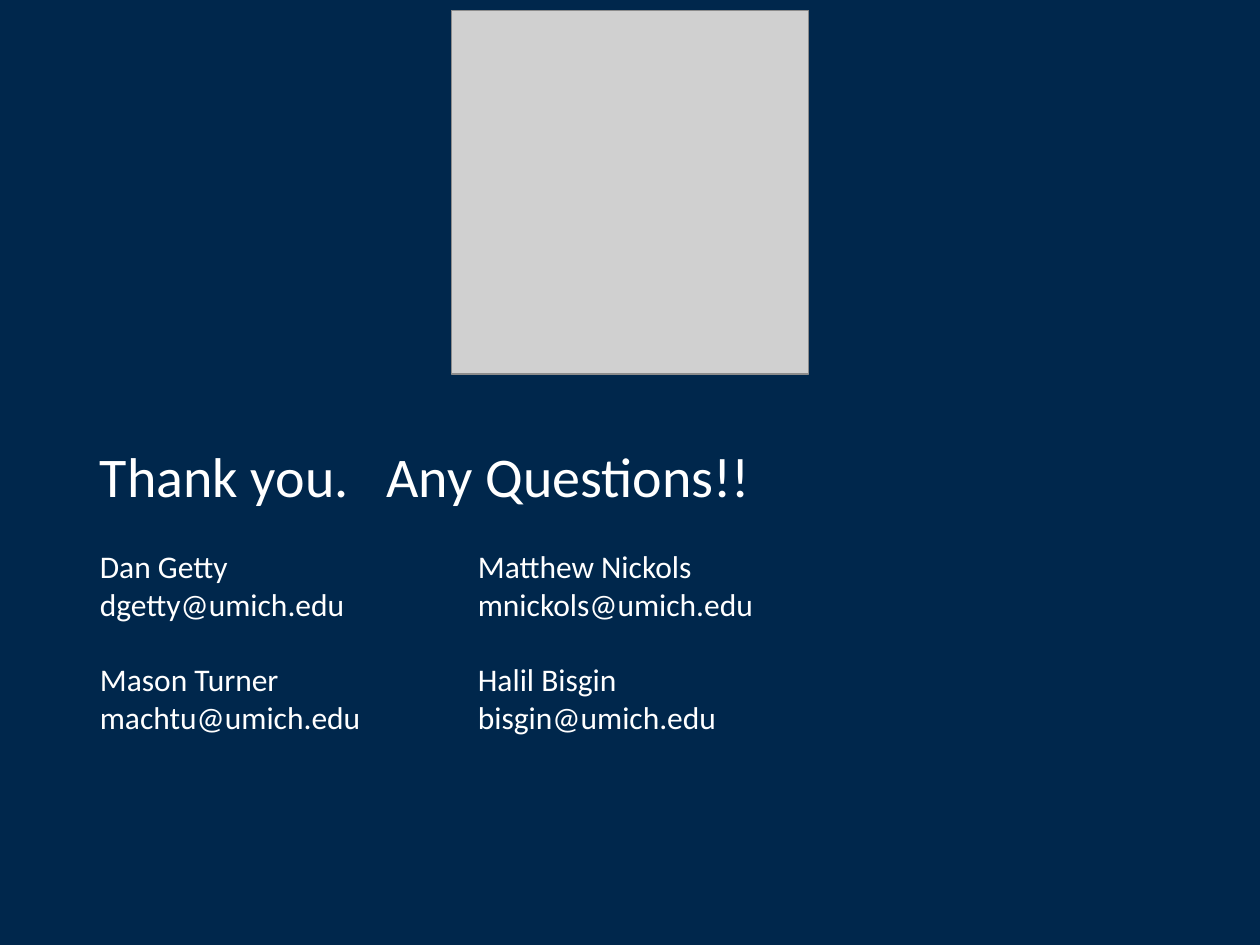
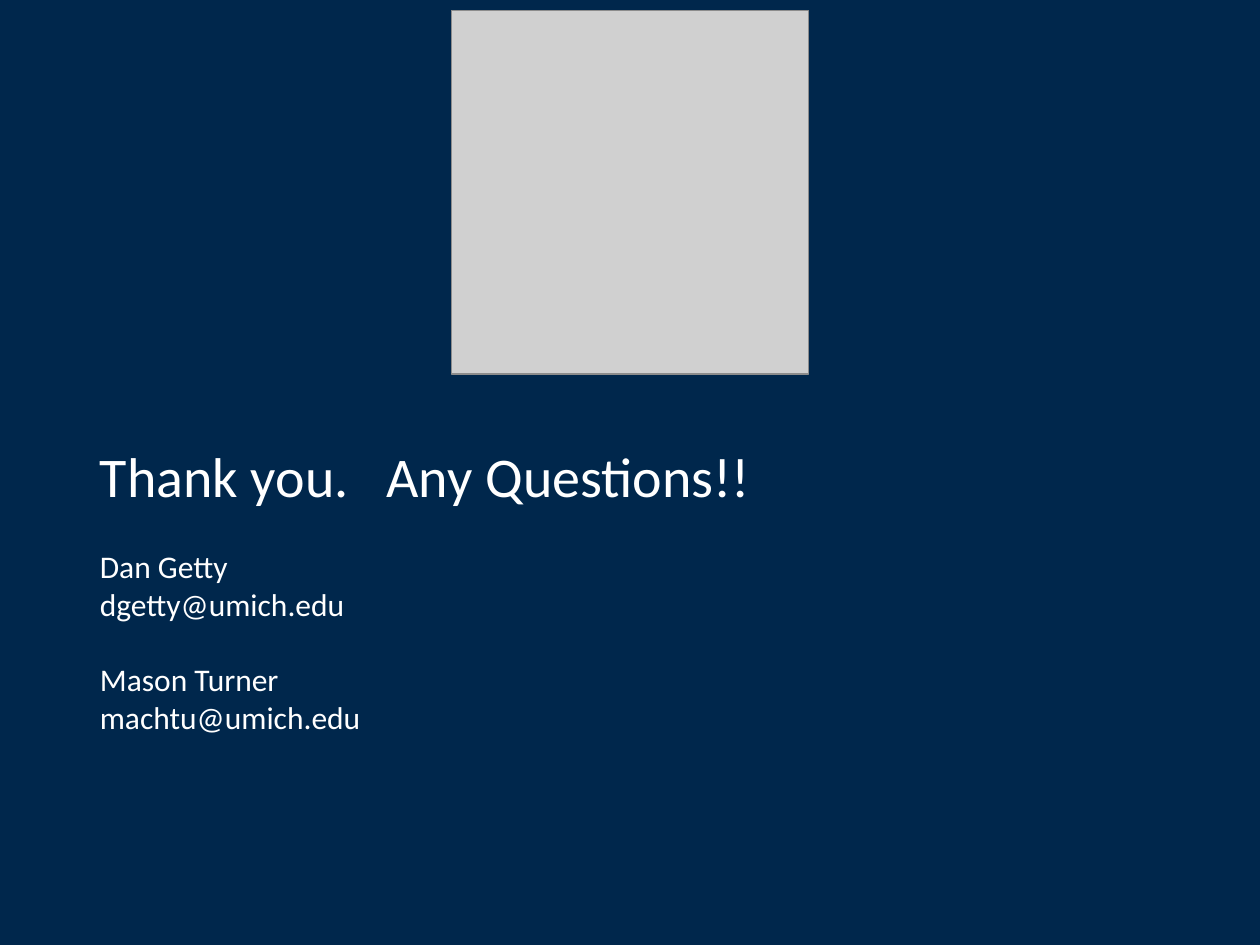
Before and after one commit to tastslikchkn/MI-AIR, a slide deck: slide 15 of Milestone_2/CSC587_2024_OnlineCSESTudentSuccessInd_052824.pptx. Drawn at 1260x945 pixels with LibreOffice and Linux fonts; fonts in the diff are those of the drawing; grey boxes stand for pictures; background and template pictures are left out. Boxes give left, top, right and bottom in pixels: in the first picture for what was removed or moved away, otherwise in the second. Text is boxed around its words. In the diff, an @@ line names an element or a change of style, - is before the commit and + after.

```diff
--- a/Milestone_2/CSC587_2024_OnlineCSESTudentSuccessInd_052824.pptx
+++ b/Milestone_2/CSC587_2024_OnlineCSESTudentSuccessInd_052824.pptx
@@ text at bbox=[100, 557, 360, 733]: text changed @@
-Dan Getty Matthew Nickols
-dgetty@umich.edu mnickols@umich.edu
-Mason Turner Halil Bisgin
-machtu@umich.edu bisgin@umich.edu
+Dan Getty
+dgetty@umich.edu
+Mason Turner
+machtu@umich.edu
```
Also in this commit, not shown: 5 other slides changed, 5 slides added, 5 slides removed.
